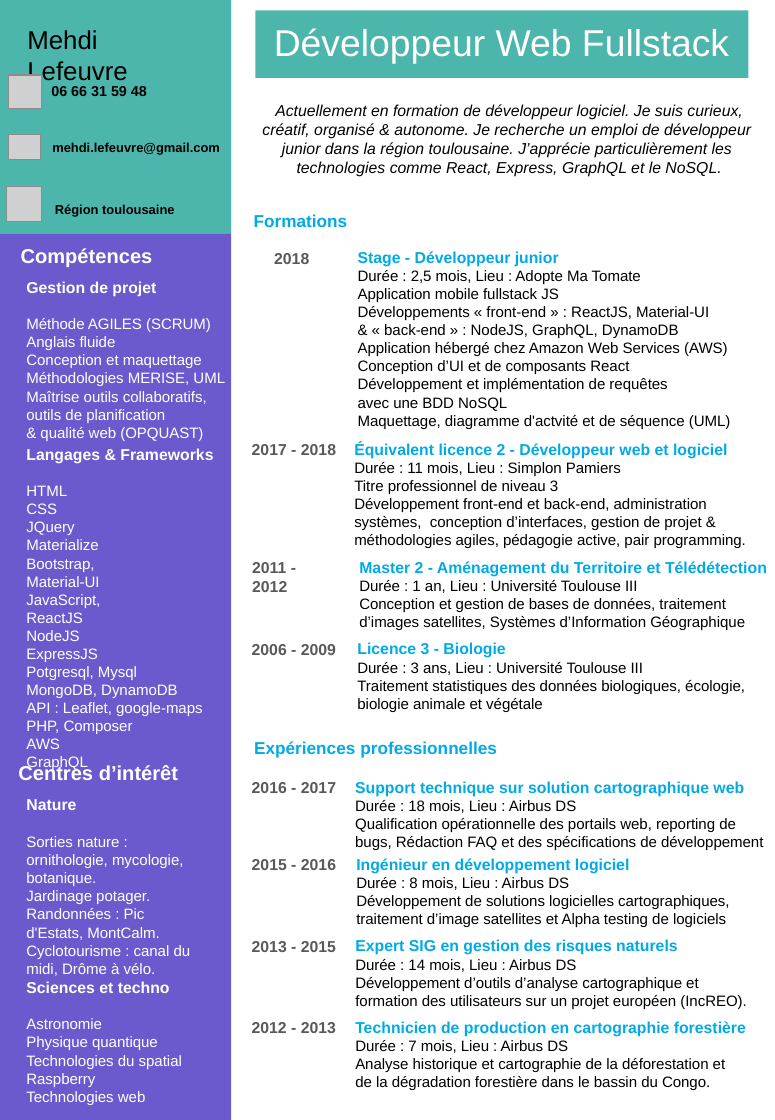
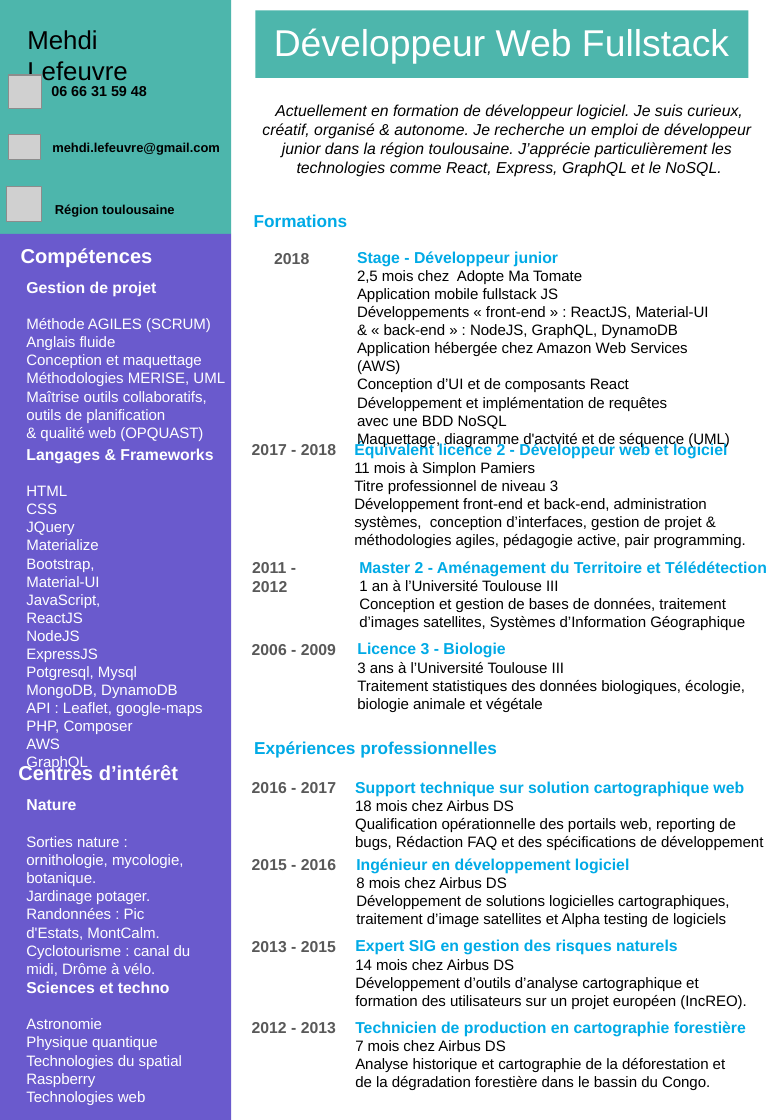
Before and after one commit to Sh3nr0n/CV_RWD_ML, a slide deck: slide 1 of doc/Mehdi_LEFEUVRE.odp. Drawn at 775x1120 pixels with LibreOffice and Linux fonts; fonts in the diff are those of the drawing; grey boxes stand for pictures; background and template pictures are left out. Boxes give left, top, right and bottom in pixels: in the first picture for what was removed or moved away, otherwise in the second. Text is boxed around its words. In the diff, an @@ line names an element or a change of style, - is before the commit and + after.

```diff
--- a/doc/Mehdi_LEFEUVRE.odp
+++ b/doc/Mehdi_LEFEUVRE.odp
@@ text at <box>357,270,582,284</box>: text changed @@
-Durée : 2,5 mois, Lieu : Adopte Ma Tomate
+2,5 mois chez Adopte Ma Tomate
@@ text at <box>357,342,687,374</box>: text changed @@
-Application hébergé chez Amazon Web Services (AWS)
+Application hébergée chez Amazon Web Services (AWS)
@@ text at <box>354,462,535,476</box>: text changed @@
-Durée : 11 mois, Lieu : Simplon Pamiers
+11 mois à Simplon Pamiers
@@ text at <box>359,580,558,591</box>: text changed @@
-Durée : 1 an, Lieu : Université Toulouse III
+1 an à l’Université Toulouse III
@@ text at <box>357,662,564,673</box>: text changed @@
-Durée : 3 ans, Lieu : Université Toulouse III
+3 ans à l’Université Toulouse III
@@ text at <box>355,800,514,811</box>: text changed @@
-Durée : 18 mois, Lieu : Airbus DS
+18 mois chez Airbus DS
@@ text at <box>356,877,507,888</box>: text changed @@
-Durée : 8 mois, Lieu : Airbus DS
+8 mois chez Airbus DS
@@ text at <box>355,959,514,970</box>: text changed @@
-Durée : 14 mois, Lieu : Airbus DS
+14 mois chez Airbus DS
@@ text at <box>355,1040,506,1051</box>: text changed @@
-Durée : 7 mois, Lieu : Airbus DS
+7 mois chez Airbus DS
```
Also in this commit, not shown: 2 other files.
